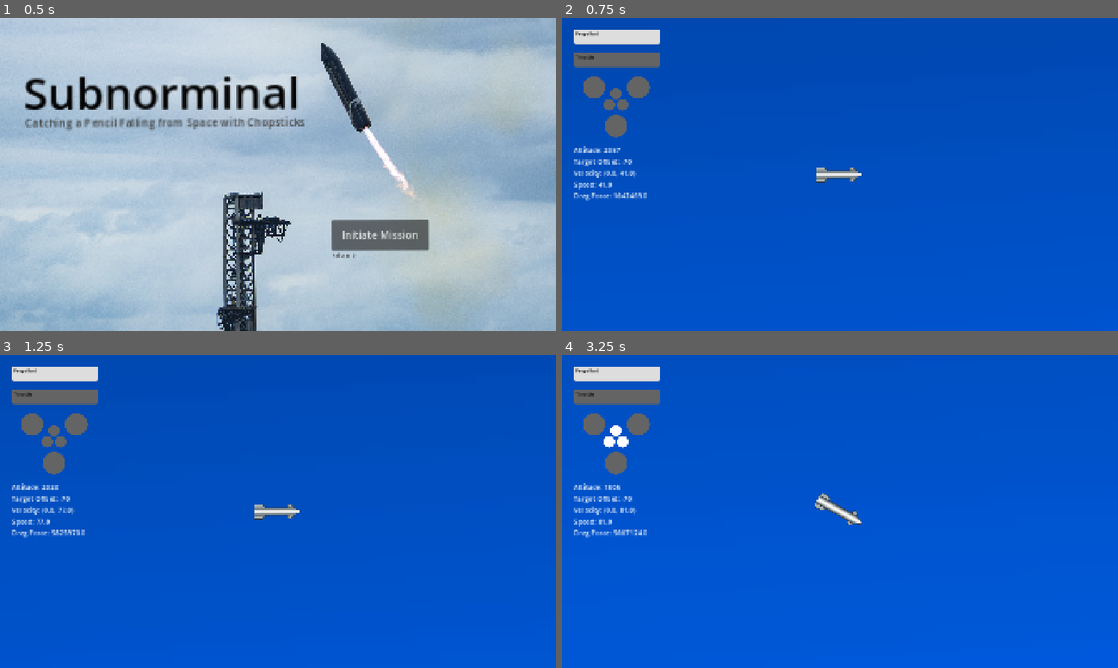
Above: before the commit, frames 1-4 (two rows, left to right).
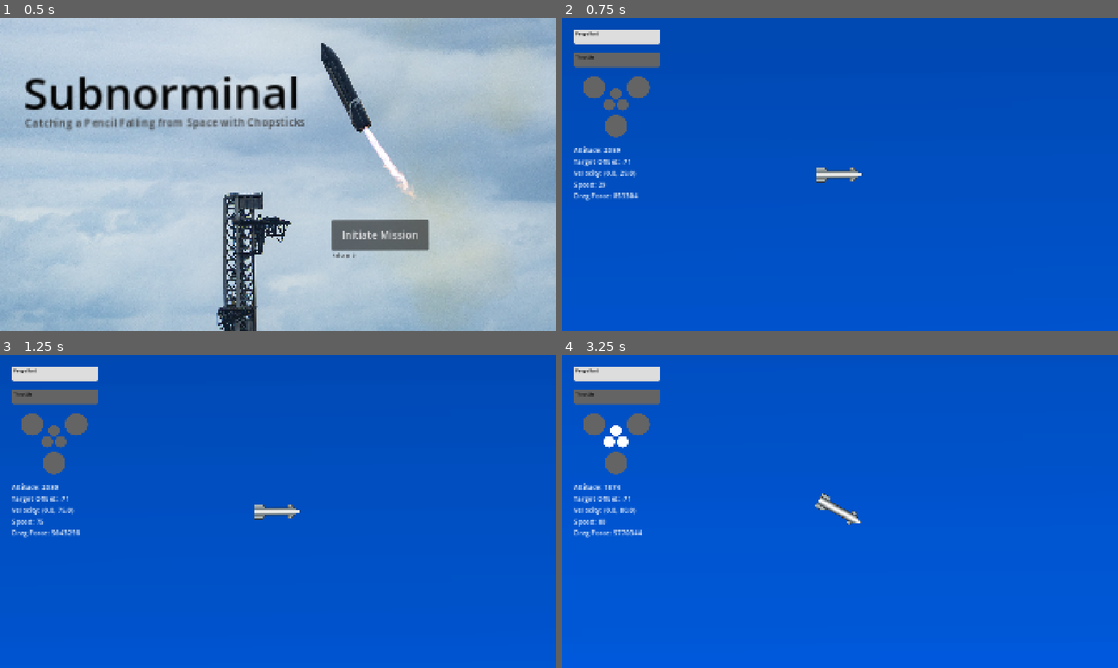
Above: after the commit, the same moments.

Repository: cyb3rgeorge/subnorminal
Game: Godot game, scene res://menu.tscn
The game is run twice, just before and just after one commit, with the same random seed, the same clock (stepped at 60 frames per second) and the same inputs. Video files are missing from this copy of the repository; at most half a second of black plays in their place.
Inputs (mouse positions are in pixels of both pictures, inside the frame that each line leads up to):
- Up to frame 1 (0.5 s): no input
- Up to frame 2 (0.75 s): click "Initiate Mission" at 0.5 s
- Up to frame 3 (1.25 s): no input
- Up to frame 4 (3.25 s): move the mouse to (962, 495) at 1.27 s; hold Right (rotateRight) 1.28-2 s; hold 1 (1Engine) 1.28-2 s; click (962, 495) at 1.42 s; tap 2 (2Engines) at 1.55 s; drag from (728, 527) to (840, 511) at 2.02 s; move the mouse to (895, 442) at 2.77 s; hold Right (rotateRight) from 2.78 s (still down); hold 3 (3Engines) from 2.78 s (still down); click (895, 442) at 2.92 s; tap = (zoomIn) at 3.05 s

Frame 1 is identical in both runs. In frame 2, 0.1% of the frame differs, in the area x 6-16%, y 41-58%; in frame 3, less than 0.1%; in frame 4, 0.2%, in the area x 7-54%, y 41-58%.

Commit message:
visual bug fix and code optimisation

Diff:
--- a/camera2d.gd
+++ b/camera2d.gd
@@ -1,24 +1,50 @@
+
 extends Camera2D
 
-@export var zoom_speed : float = 0.1
-@export var max_zoom : float = 3.0
-@export var min_zoom : float = 0.1
+# Zoom Settings
+@export var zoom_speed: float = 0.1
+@export var keyboard_zoom_speed: float = 1.0
+@export var trackpad_zoom_speed: float = 0.05
+@export var zoom_smoothing: float = 10.0
+@export var max_zoom: float = 3.0
+@export var min_zoom: float = 0.1
 
-func _input(event):
-	if event is InputEventMouseButton:
-		if event.button_index == MOUSE_BUTTON_WHEEL_UP:
-			zoom += Vector2(zoom_speed, zoom_speed)
-			zoom.x = clamp(zoom.x, min_zoom, max_zoom)
-			zoom.y = clamp(zoom.y, min_zoom, max_zoom)
-		elif event.button_index == MOUSE_BUTTON_WHEEL_DOWN:
-			zoom -= Vector2(zoom_speed, zoom_speed)
-			zoom.x = clamp(zoom.x, min_zoom, max_zoom)
-			zoom.y = clamp(zoom.y, min_zoom, max_zoom)
-	if Input.is_action_pressed("zoomIn"):
-		zoom += Vector2(zoom_speed, zoom_speed)
-		zoom.x = clamp(zoom.x, min_zoom, max_zoom)
-		zoom.y = clamp(zoom.y, min_zoom, max_zoom)
-	if Input.is_action_pressed("zoomOut"):
-		zoom -= Vector2(zoom_speed, zoom_speed)
-		zoom.x = clamp(zoom.x, min_zoom, max_zoom)
-		zoom.y = clamp(zoom.y, min_zoom, max_zoom)
+var target_zoom: float
+
+
+func _ready() -> void:
+	target_zoom = clampf(zoom.x, min_zoom, max_zoom)
+
+
+func _unhandled_input(event: InputEvent) -> void:
+	# Trackpad Two-Finger Scroll
+	if event is InputEventPanGesture:
+		change_zoom(-event.delta.y * trackpad_zoom_speed)
+
+	# Mouse Wheel
+	elif event is InputEventMouseButton and event.pressed:
+		match event.button_index:
+			MOUSE_BUTTON_WHEEL_UP:
+				change_zoom(zoom_speed * event.factor)
+			MOUSE_BUTTON_WHEEL_DOWN:
+				change_zoom(-zoom_speed * event.factor)
+
+
+func _process(delta: float) -> void:
+	# Keyboard Zoom
+	var direction = Input.get_axis("zoomOut", "zoomIn")
+
+	if direction != 0.0:
+		change_zoom(direction * keyboard_zoom_speed * delta)
+
+	# Smooth Zoom
+	var smoothing = 1.0 - exp(-zoom_smoothing * delta)
+	zoom = zoom.lerp(Vector2.ONE * target_zoom, smoothing)
+
+
+func change_zoom(amount: float) -> void:
+	target_zoom = clampf(
+		target_zoom + amount,
+		min_zoom,
+		max_zoom
+	)
--- a/physics.tscn
+++ b/physics.tscn
@@ -61,9 +61,9 @@
 texture = ExtResource("1_syqjv")
 
 [node name="Sky2" type="Sprite2D" parent="." unique_id=1427529558]
-position = Vector2(1129.0144, -5123.22)
+position = Vector2(211.75781, -5117.336)
 rotation = 3.1351771
-scale = Vector2(3.4665961, -2.263264)
+scale = Vector2(40.23882, -2.263264)
 texture = ExtResource("2_rlt7b")
 
 [node name="Starship" type="RigidBody2D" parent="." unique_id=1724685367]
@@ -130,8 +130,8 @@
 shape = SubResource("RectangleShape2D_5wfv7")
 
 [node name="Ground" type="Sprite2D" parent="Land" unique_id=1673512014]
-position = Vector2(1345.0005, 1579.0002)
-scale = Vector2(11.068532, 7.0797496)
+position = Vector2(339, 5378.51)
+scale = Vector2(167.20169, 23.044073)
 texture = ExtResource("12_uxuuy")
 
 [node name="Telemetry" type="CanvasLayer" parent="." unique_id=65945142]
--- a/starship.gd
+++ b/starship.gd
@@ -1,96 +1,94 @@
+
 extends RigidBody2D
-
 class_name Starship
 
-# Telemetry
+# Signals
 signal propTelemetry
 signal throttleTelemetry
 
+# Ship configuration
 @export var maxProp: int = 2000
+@export var throttle: int = 0
+@export var engines: int = 0
+@export var dryMass: float = 1000.0
+
+# Constants
+const ALTITUDE_CORRECTION := 1014.0
+const TARGET_OFFSET_CORRECTION := 1014.0
+const DRAG_COEFFICIENT := 441.0
+const FUEL_BURN_RATE := 0.6
+const TELEMETRY_INTERVAL := 0.1
+
+const FAILURE_SCENE := "res://failure.tscn"
+const SUCCESS_SCENE := "res://success.tscn"
+
+# Failure thresholds, indexed by failure count ranges
+const FAILURE_STAGES := [3, 5, 8, 11, 13, 16]
+
+# Physics
+var power: float = 30000.0
+var angularPower: float = 500.0
+
 var prop: float = 0.0
-@export var throttle: int = 0
-@export var engines : int = 0
-@export var dryMass = 1000
-
-# Corrections
-const altitudeCorrection = 1014
-const targetOffsetCorrection = 1014
-
-# Specs
-var power = 30000
-var angularPower = 500
-
-var thrust = Vector2.ZERO
-var rotationalDirection = 0
-
-
-
-# Telemetry (Velocity and Speed) & Failure Modes
-var previous_position: Vector2
-
-var rng = RandomNumberGenerator.new()
+var thrust: Vector2 = Vector2.ZERO
+var rotationalDirection: float = 0.0
+
+# Internal state
+var rng := RandomNumberGenerator.new()
+var _finished: bool = false
+var _last_engines: int = -1
+var _last_flame_state: int = -1
+var _telemetry_elapsed: float = 0.0
+
+# Cached nodes
+@onready var failure_start_timer: Timer = $"../FailureStartTimer"
+@onready var failure_timer: Timer = $"../FailureTimer"
+@onready var end_timer: Timer = $"../EndTimer"
+@onready var win_end_timer: Timer = $"../WinEndTimer"
+
+@onready var raptor_roar = $"../raptorRoar"
+@onready var flame_low: CanvasItem = $RaptorThrottle1
+@onready var flame_high: CanvasItem = $RaptorThrottle2
+
+@onready var engine_indicators := [
+	$"../Telemetry/0Engines",
+	$"../Telemetry/1Engines",
+	$"../Telemetry/2Engines",
+	$"../Telemetry/3Engines"
+]
+
+@onready var altitude_label = $"../Telemetry/Control/Altimeter"
+@onready var offset_label = $"../Telemetry/Control/TargetOffset"
+@onready var velocity_label = $"../Telemetry/Control/Velocity"
+@onready var speed_label = $"../Telemetry/Control/Speed"
+@onready var drag_label = $"../Telemetry/Control/DragForce"
+
 
 func _ready() -> void:
 	throttle = 0
-	prop = float(maxProp)
+	prop = float(maxi(maxProp, 0))
 	mass = dryMass
-	previous_position = global_position
-
-	$"../FailureStartTimer".start()
-
-func _on_failure_start_timer_timeout() -> void:
-	$"../FailureTimer".start()
-
-func _on_failure_timer_timeout() -> void:
-	var failureNumber = rng.randf_range(0.0, 42.0)
-	print(failureNumber)
-	if Global.failures < 3:
-		if failureNumber > 21.0:
-			Global.failures = Global.failures + 1
-			get_tree().change_scene_to_file("res://failure.tscn")
-		else:
-			$"../FailureTimer".start()
-	if Global.failures > 3 and Global.failures < 5:
-		if failureNumber > 24.0:
-			Global.failures = Global.failures + 1
-			get_tree().change_scene_to_file("res://failure.tscn")
-		else:
-			$"../FailureTimer".start()
-	if Global.failures > 5 and Global.failures < 8:
-		if failureNumber > 27.0:
-			Global.failures = Global.failures + 1
-			get_tree().change_scene_to_file("res://failure.tscn")
-		else:
-			$"../FailureTimer".start()
-	if Global.failures > 8 and Global.failures < 11:
-		if failureNumber > 30.0:
-			Global.failures = Global.failures + 1
-			get_tree().change_scene_to_file("res://failure.tscn")
-		else:
-			$"../FailureTimer".start()
-	if Global.failures > 11 and Global.failures < 13:
-		if failureNumber > 33.0:
-			Global.failures = Global.failures + 1
-			get_tree().change_scene_to_file("res://failure.tscn")
-		else:
-			$"../FailureTimer".start()
-	if Global.failures > 13 and Global.failures < 16:
-		if failureNumber > 36.0:
-			Global.failures = Global.failures + 1
-			get_tree().change_scene_to_file("res://failure.tscn")
-		else:
-			$"../FailureTimer".start()
-	if Global.failures > 16 and Global.failures < 20:
-		if failureNumber > 39.0:
-			Global.failures = Global.failures + 1
-			get_tree().change_scene_to_file("res://failure.tscn")
-		else:
-			$"../FailureTimer".start()
-
-func get_input():
-	thrust = Vector2.ZERO
-	rotationalDirection = Input.get_axis("rotateLeft", "rotateRight")
-
+
+	failure_start_timer.one_shot = true
+	failure_timer.one_shot = true
+
+	_update_engine_indicators()
+	_update_effects(false)
+	_update_telemetry(0.0)
+
+	failure_start_timer.start()
+
+
+# --------------------------------------------------
+# INPUT
+# --------------------------------------------------
+
+func get_input() -> void:
+	rotationalDirection = Input.get_axis(
+		"rotateLeft", "rotateRight"
+	)
+
+	# Engine selection
 	if Input.is_action_pressed("EngineCutoff"):
 		engines = 0
 	if Input.is_action_pressed("1Engine"):
@@ -100,108 +98,228 @@
 	if Input.is_action_pressed("3Engines"):
 		engines = 3
 
+	# Only update engine UI when the count changes
+	if engines != _last_engines:
+		_update_engine_indicators()
+
+	# Throttle input
+	var throttle_change := 0
+
 	if Input.is_action_pressed("throttleUp"):
-		throttle = throttle + 1
+		throttle_change += 1
+	if Input.is_action_pressed("throttleDown"):
+		throttle_change -= 1
+
+	var new_throttle := clampi(
+		throttle + throttle_change, 0, 100
+	)
+
+	if new_throttle != throttle:
+		throttle = new_throttle
 		throttleTelemetry.emit()
-	if Input.is_action_pressed("throttleDown"):
-		throttle = throttle -1
-		throttleTelemetry.emit()
-
-	# print("Throttle: ", throttle)
-	# print("Engines: ", engines)
-	# print("Prop: ", prop)
-
-	if throttle > 0 and engines > 0 and prop > 0:
-		thrust = engines * throttle * -transform.y * power
-		prop -= engines * throttle / 100.0
+
+
+# --------------------------------------------------
+# PHYSICS
+# --------------------------------------------------
+
+func _physics_process(delta: float) -> void:
+	if _finished:
+		return
+
+	get_input()
+
+	# Calculate engine thrust
+	var engine_power := engines * throttle
+	var burning := engine_power > 0 and prop > 0.0
+
+	thrust = Vector2.ZERO
+
+	if burning:
+		thrust = -global_transform.y * engine_power * power
+
+		# Fuel consumption, independent of physics tick rate
+		prop = maxf(
+			0.0,
+			prop - engine_power * FUEL_BURN_RATE * delta
+		)
+
 		propTelemetry.emit()
 
-
-	if throttle < 0:
-		throttle = 0
-	if throttle > 100:
-		throttle = 100
-
-	var raptorRoar = 0
-	if throttle > 50 and engines > 0:
-		$RaptorThrottle1.visible = false
-		$RaptorThrottle2.visible = true
-	elif throttle <= 50 and throttle > 0 and engines > 0:
-		$RaptorThrottle1.visible = true
-		$RaptorThrottle2.visible = false
+	# Vertical aerodynamic drag
+	var vertical_speed := linear_velocity.y
+	var drag_y := (
+		-DRAG_COEFFICIENT
+		* absf(cos(global_rotation))
+		* vertical_speed
+		* absf(vertical_speed)
+	)
+
+	# Combine thrust and drag into one force
+	constant_force = thrust + Vector2(0.0, drag_y)
+
+	# Rotation
+	constant_torque = (
+		rotationalDirection
+		* angularPower
+		* (engines + 1)
+	)
+
+	# Engine effects
+	_update_effects(burning and prop > 0.0)
+
+	# Update telemetry at 10 Hz instead of every physics tick
+	_telemetry_elapsed += delta
+
+	if _telemetry_elapsed >= TELEMETRY_INTERVAL:
+		_telemetry_elapsed = 0.0
+		_update_telemetry(absf(drag_y))
+
+
+# --------------------------------------------------
+# ENGINE VISUALS AND AUDIO
+# --------------------------------------------------
+
+func _update_engine_indicators() -> void:
+	for i in range(engine_indicators.size()):
+		engine_indicators[i].visible = (engines == i)
+
+	_last_engines = engines
+
+
+func _update_effects(burning: bool) -> void:
+	var flame_state := 0
+
+	if burning:
+		flame_state = 2 if throttle > 50 else 1
+
+	# Only change visibility when necessary
+	if flame_state != _last_flame_state:
+		flame_low.visible = (flame_state == 1)
+		flame_high.visible = (flame_state == 2)
+		_last_flame_state = flame_state
+
+	# Audio
+	if burning:
+		if not raptor_roar.is_playing():
+			raptor_roar.play()
+	elif raptor_roar.is_playing():
+		raptor_roar.stop()
+
+
+# --------------------------------------------------
+# TELEMETRY
+# --------------------------------------------------
+
+func _update_telemetry(drag_magnitude: float) -> void:
+	var pos := global_position
+	var vel := linear_velocity
+
+	altitude_label.text = "Altitude: %d" % roundi(
+		(ALTITUDE_CORRECTION - pos.y) / 3.0
+	)
+
+	offset_label.text = "Target Offset: %d" % roundi(
+		(pos.x - TARGET_OFFSET_CORRECTION) / 3.0
+	)
+
+	velocity_label.text = "Velocity: %s" % str(
+		(vel / 3.0).round()
+	)
+
+	speed_label.text = "Speed: %d" % roundi(
+		vel.length() / 3.0
+	)
+
+	drag_label.text = "Drag Force: %d" % roundi(
+		drag_magnitude / 4.0
+	)
+
+
+# --------------------------------------------------
+# RANDOM FAILURES
+# --------------------------------------------------
+
+func _on_failure_start_timer_timeout() -> void:
+	if not _finished:
+		failure_timer.start()
+
+
+func _on_failure_timer_timeout() -> void:
+	if _finished:
+		return
+
+	# Increase threshold as failures accumulate
+	var threshold := 21.0
+
+	for stage in FAILURE_STAGES:
+		if Global.failures >= stage:
+			threshold += 3.0
+		else:
+			break
+
+	var failure_number := rng.randf_range(0.0, 42.0)
+
+	if failure_number > threshold:
+		_finished = true
+		Global.failures += 1
+		get_tree().change_scene_to_file(FAILURE_SCENE)
 	else:
-		$RaptorThrottle1.visible = false
-		$RaptorThrottle2.visible = false
-
-	if throttle > 0 and engines > 0 and prop > 0:
-		if not $"../raptorRoar".is_playing():
-			$"../raptorRoar".play()
+		failure_timer.start()
+
+
+# --------------------------------------------------
+# COLLISIONS AND LANDING
+# --------------------------------------------------
+
+func _finish(won: bool) -> void:
+	# Prevent multiple collision signals triggering
+	if _finished:
+		return
+
+	_finished = true
+
+	# Stop propulsion and freeze the ship
+	thrust = Vector2.ZERO
+	constant_force = Vector2.ZERO
+	constant_torque = 0.0
+
+	_update_effects(false)
+	failure_timer.stop()
+
+	set_deferred("freeze", true)
+
+	# Preserve original counter behavior
+	Global.failures += 1
+
+	if won:
+		win_end_timer.start()
 	else:
-		$"../raptorRoar".stop()
-
-	for i in range(4):
-		$"../Telemetry".get_node(str(i) + "Engines").visible = (engines == i)
-
-func _physics_process (delta):
-	get_input()
-
-	constant_force = thrust
-	constant_torque = rotationalDirection * angularPower * (engines + 1)
-
-	var targetOffset : int = self.global_position.x
-	var altitude : int = self.global_position.y
-
-	var velocityComplete = (global_position - previous_position) / delta
-	var velocity = round(velocityComplete)
-	var speed = round(velocityComplete.length()) # units per second
-	previous_position = global_position
-
-	var orientation = Vector2(cos(rotation), sin(rotation))
-	# print(orientation)
-
-	var dragForce = abs(orientation.x) * 441 * linear_velocity.y ** 2
-	var dragDirection = -sign(linear_velocity.y)
-	apply_central_force(Vector2(0, dragForce * dragDirection))
-
-	$"../Telemetry/Control/Altimeter".text = "Altitude: " + str(round((-altitude + altitudeCorrection)/3))
-	$"../Telemetry/Control/TargetOffset".text = "Target Offset: " + str(round((targetOffset - targetOffsetCorrection)/3))
-	$"../Telemetry/Control/Velocity".text = "Velocity: " + str(round(velocity/3))
-	$"../Telemetry/Control/Speed".text = "Speed: " + str(round(speed/3))
-	$"../Telemetry/Control/DragForce".text = "Drag Force: " +str(round(dragForce/4))
-
-	# print(dragForce)
-	# print("Rotation: ", rotationalDirection)
-	# print("Throttle: ", throttle)
-	# print(engines, " Engines")
-	# print("Prop: ", prop)
-	# print("x: ", targetOffset)
-	# print("y: ", altitude)
-	# print("Velocity: ", velocity)
-	# print("Speed: ", speed)
+		end_timer.start()
+
 
 func _on_area_2d_body_entered(body: Node2D) -> void:
 	if body == self:
-		print("failure")
-		set_deferred("freeze", true)
-		Global.failures = Global.failures + 1
-		$"../EndTimer".start()
+		_finish(false)
+
 
 func _on_tower_area_body_entered(body: Node2D) -> void:
 	if body == self:
-		print("failure")
-		set_deferred("freeze", true)
-		Global.failures = Global.failures + 1
-		$"../EndTimer".start()
+		_finish(false)
+
 
 func _on_chopsticks_area_area_entered(area: Area2D) -> void:
 	if area.is_in_group("fwd"):
-		print("success")
-		set_deferred("freeze", true)
-		Global.failures = Global.failures + 1
-		$"../WinEndTimer".start()
+		_finish(true)
+
+
+# --------------------------------------------------
+# SCENE TRANSITIONS
+# --------------------------------------------------
 
 func _on_end_timer_timeout() -> void:
-	get_tree().change_scene_to_file("res://failure.tscn")
+	get_tree().change_scene_to_file(FAILURE_SCENE)
+
 
 func _on_win_end_timer_timeout() -> void:
-	get_tree().change_scene_to_file("res://success.tscn")
+	get_tree().change_scene_to_file(SUCCESS_SCENE)
